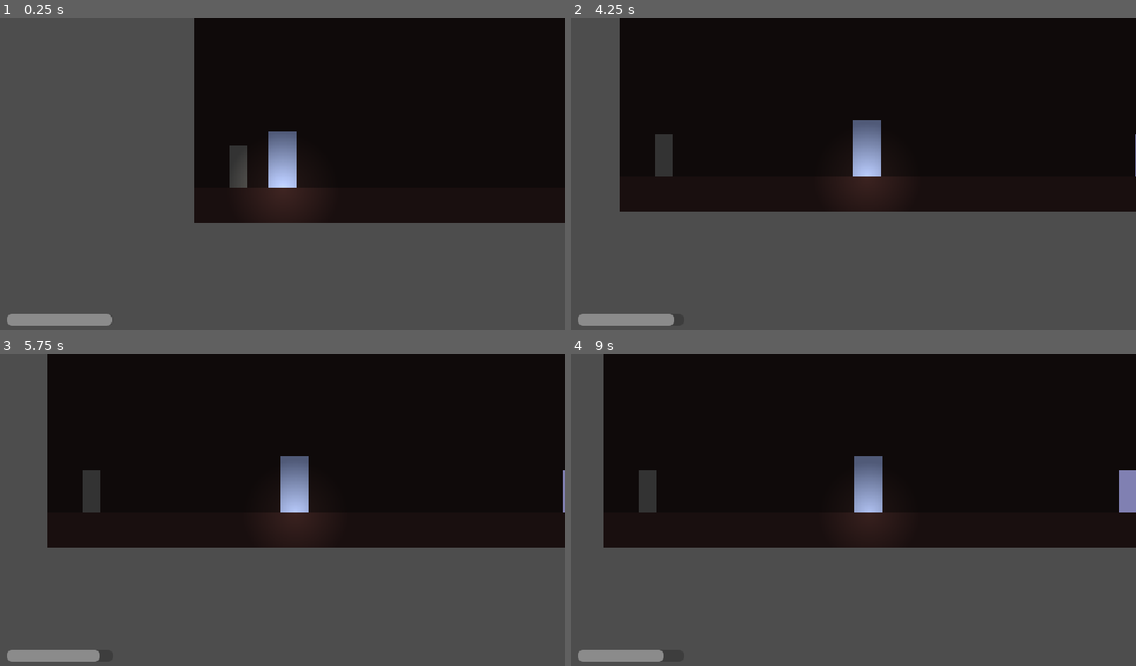
Above: before the commit, frames 1-4 (two rows, left to right).
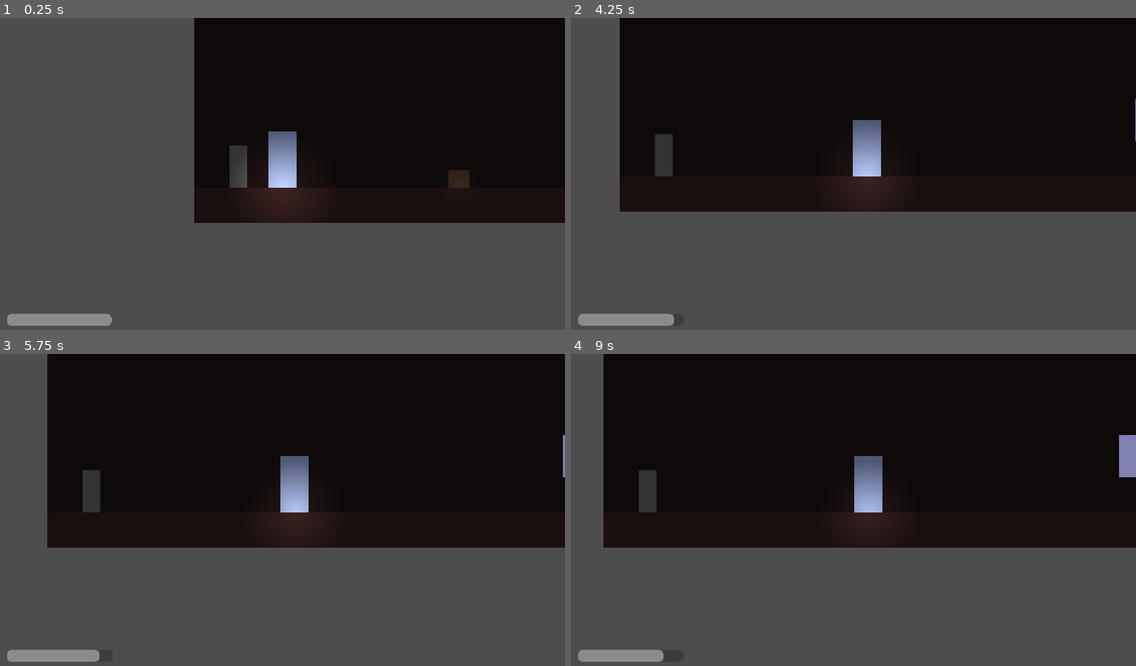
Above: after the commit, the same moments.

Repository: PNVDEVOPS/balagan_game
Game: Godot game, scene res://scenes/rooms/room_corridor.tscn
Same seed, same stepped clock (60 frames per second), same inputs: the game is played once before the commit and once after it. This scene is started directly instead of the project's main scene.
Inputs:
- Up to frame 1 (0.25 s): no input
- Up to frame 2 (4.25 s): tap Enter at 0.5 s; hold Space (advance_dialogue) 0.53-1.28 s; hold D (move_right) 0.53-2.03 s; tap Q (hide) at 1.35 s; hold A (move_left) 2.03-2.78 s; hold E (interact) 2.03-2.78 s; hold D (move_right) from 2.78 s (still down); tap Shift (run) at 2.85 s; hold Space (advance_dialogue) from 3.53 s (still down)
- Up to frame 3 (5.75 s): release D (move_right) at 4.28 s; release Space (advance_dialogue) at 4.28 s; hold A (move_left) 4.28-5.03 s; tap Q (hide) at 4.35 s; hold D (move_right) from 5.03 s (still down); hold E (interact) from 5.03 s (still down)
- Up to frame 4 (9 s): release D (move_right) at 5.78 s; release E (interact) at 5.78 s; hold A (move_left) 5.78-7.28 s; tap Shift (run) at 5.85, 8.85 s; hold Space (advance_dialogue) 6.53-7.28 s; hold D (move_right) from 7.28 s (still down); tap Q (hide) at 7.35 s; hold E (interact) 8.03-8.78 s

The runs differ from the first frame. In frame 1, 0.2% of the frame differs, in the area x 79-84%, y 48-55%; in frame 2, less than 0.1%; in frame 3, less than 0.1%; in frame 4, 0.7%, in the area x 97-100%, y 25-51%.
Error in both runs: Invalid call. Nonexistent function 'set_facing' in base 'PointLight2D (flashlight.gd)'. (res://scripts/player/player.gd:22)

Commit message:
feat: corridor and entrance — 700px height, RoomBottom markers

Diff:
--- a/scenes/rooms/room_corridor.tscn
+++ b/scenes/rooms/room_corridor.tscn
@@ -1,61 +1,71 @@
-[gd_scene load_steps=6 format=3 uid="uid://room_corridor"]
+[gd_scene load_steps=8 format=3 uid="uid://room_corridor"]
 
+[ext_resource type="Script" path="res://scripts/rooms/room_corridor_logic.gd" id="6"]
 [ext_resource type="PackedScene" uid="uid://player001" path="res://scenes/player/player.tscn" id="1"]
 [ext_resource type="PackedScene" uid="uid://door001" path="res://scenes/objects/door.tscn" id="2"]
 [ext_resource type="PackedScene" uid="uid://hud001" path="res://scenes/ui/hud.tscn" id="3"]
 [ext_resource type="PackedScene" uid="uid://spirit_guardian" path="res://scenes/characters/spirit_guardian.tscn" id="4"]
 [ext_resource type="PackedScene" uid="uid://examinable001" path="res://scenes/objects/examinable.tscn" id="5"]
+[ext_resource type="PackedScene" uid="uid://laika001" path="res://scenes/characters/laika.tscn" id="7"]
 
 [sub_resource type="WorldBoundaryShape2D" id="WorldBoundaryShape2D_floor"]
 
 [node name="RoomCorridor" type="Node2D"]
+script = ExtResource("6")
 
 [node name="Background" type="ColorRect" parent="."]
 offset_right = 2400.0
-offset_bottom = 360.0
+offset_bottom = 700.0
 color = Color(0.059, 0.039, 0.039, 1)
 
 [node name="FloorVisual" type="ColorRect" parent="."]
-offset_top = 320.0
+offset_top = 660.0
 offset_right = 2400.0
-offset_bottom = 360.0
+offset_bottom = 700.0
 color = Color(0.1, 0.06, 0.06, 1)
 
 [node name="Floor" type="StaticBody2D" parent="."]
-position = Vector2(0, 320)
+position = Vector2(0, 660)
 
 [node name="CollisionShape2D" type="CollisionShape2D" parent="Floor"]
 shape = SubResource("WorldBoundaryShape2D_floor")
 
 [node name="Player" parent="." instance=ExtResource("1")]
-position = Vector2(100, 300)
+position = Vector2(100, 640)
 
 [node name="SpawnPoint" type="Marker2D" parent="."]
-position = Vector2(100, 300)
+position = Vector2(100, 640)
 
 [node name="RoomRight" type="Marker2D" parent="."]
 position = Vector2(2400, 180)
 
 [node name="DoorLeft" parent="." instance=ExtResource("2")]
-position = Vector2(50, 320)
+position = Vector2(50, 660)
 door_id = "door_left"
 
 [node name="DoorDown" parent="." instance=ExtResource("2")]
-position = Vector2(1200, 320)
+position = Vector2(1200, 660)
 door_id = "door_down"
 locked = true
 required_item = "storage_key"
-lock_message = "Тяжёлая дверь заперта. Нужен ключ."
+lock_message = "Тяжёлая дверь заперта. На замке — знакомый узор ключа."
 
 [node name="DoorRight" parent="." instance=ExtResource("2")]
-position = Vector2(2350, 320)
+position = Vector2(2350, 660)
 door_id = "door_right"
 
 [node name="SpiritGuardian" parent="." instance=ExtResource("4")]
-position = Vector2(800, 320)
+position = Vector2(800, 660)
 
 [node name="WallExamine" parent="." instance=ExtResource("5")]
-position = Vector2(600, 320)
+position = Vector2(600, 620)
 examine_text = "Царапины на стене. Кто-то считал дни. Таких отметин — очень много."
 
+[node name="Laika" parent="." instance=ExtResource("7")]
+position = Vector2(300, 648)
+auto_appear = false
+
+[node name="RoomBottom" type="Marker2D" parent="."]
+position = Vector2(0, 700)
+
 [node name="HUD" parent="." instance=ExtResource("3")]
